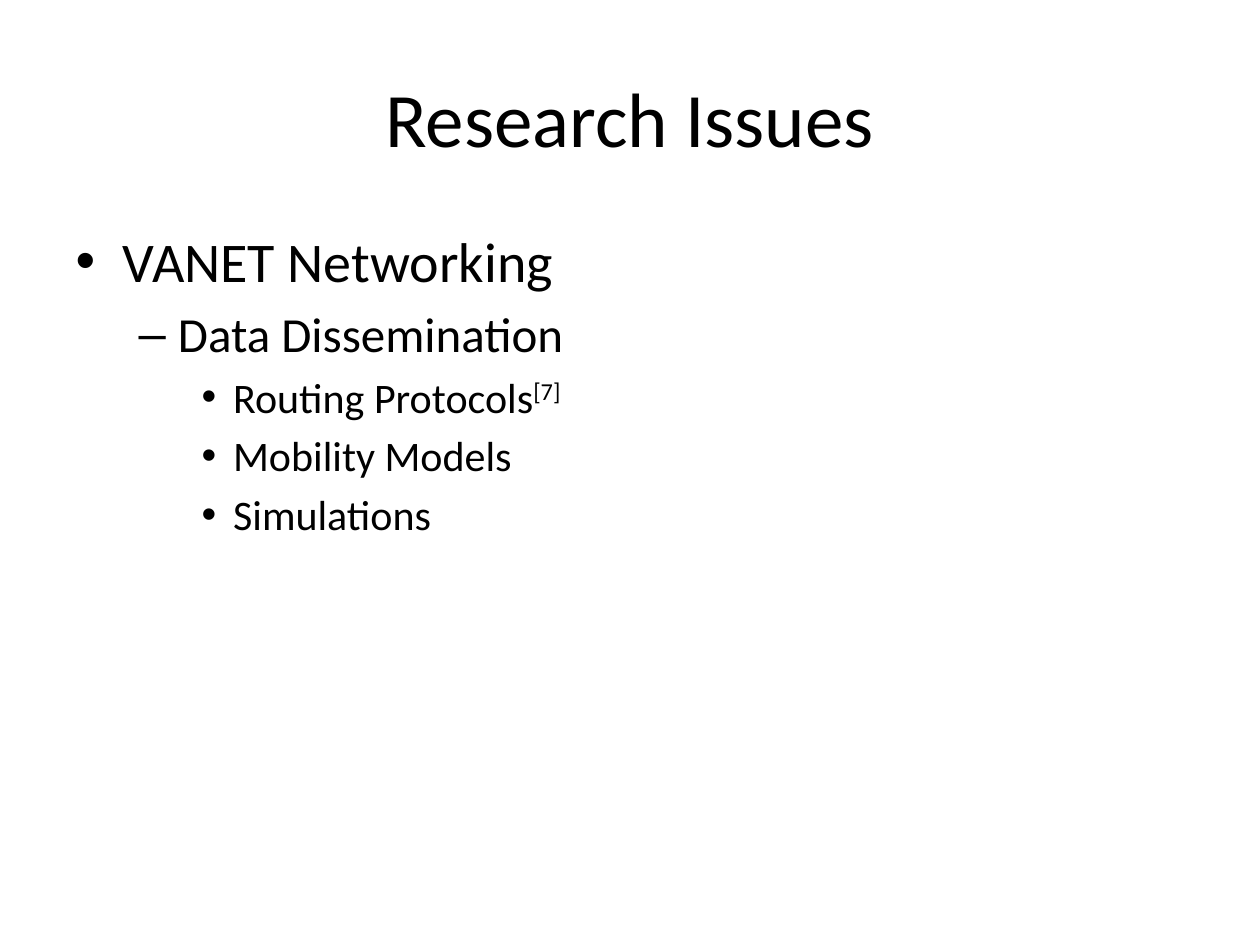
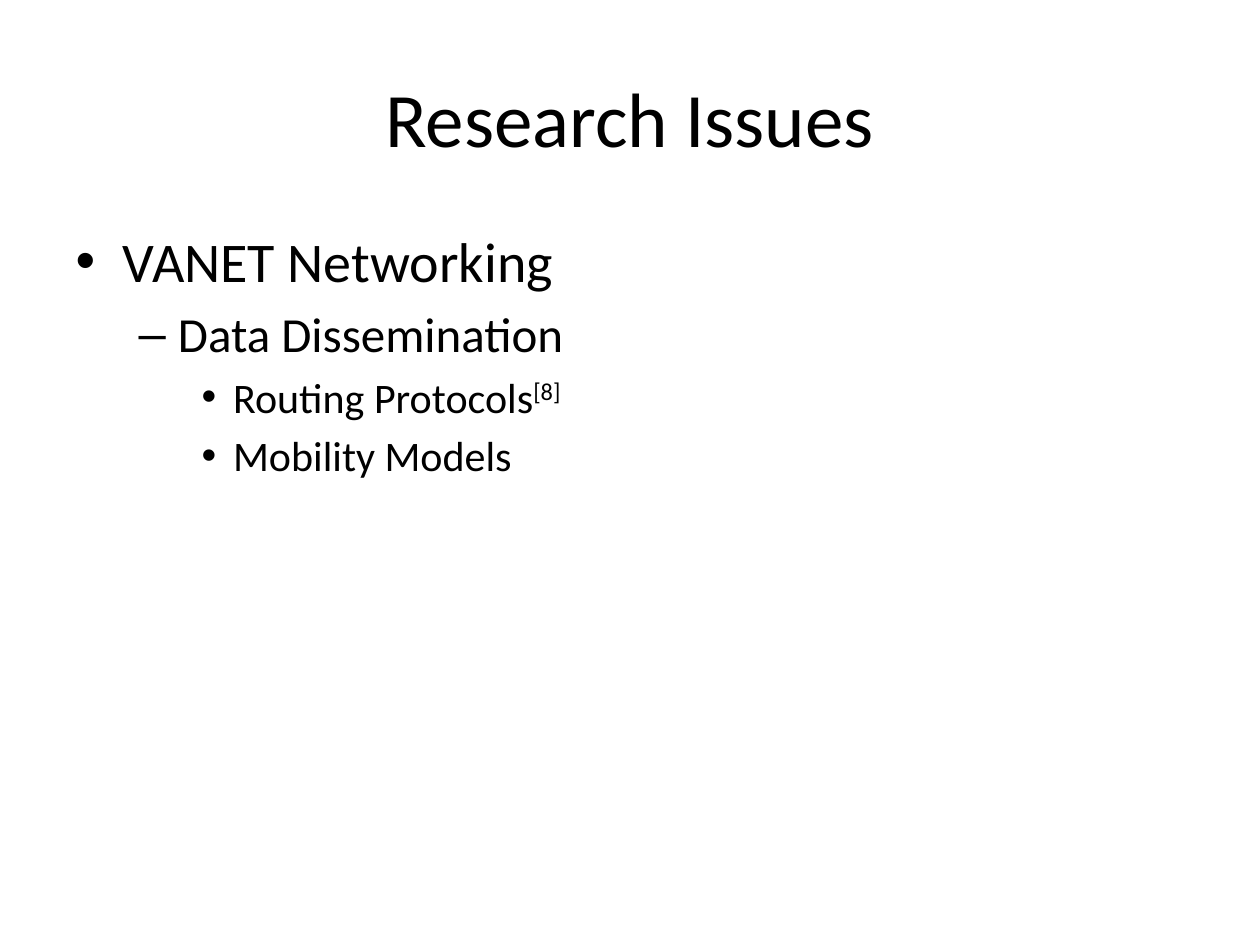
Before and after one commit to zhuangdizhu/huawei_internship, a slide deck: slide 11 of V2V/V2VReview.pptx (slide 9 before the commit). Drawn at 1260x945 pixels with LibreOffice and Linux fonts; fonts in the diff are those of the drawing. Boxes give left, top, right and bottom in pixels: in the first picture for what was removed or moved away, otherwise in the second. Text is boxed around its words. In the diff, an @@ line names an element or a change of style, - is before the commit and + after.

```diff
--- a/V2V/V2VReview.pptx
+++ b/V2V/V2VReview.pptx
@@ text at (233, 382, 560, 421): text changed @@
-    • Routing Protocols[7]
+    • Routing Protocols[8]
@@ text at (233, 500, 431, 531): paragraph removed @@
-    • Simulations
```
Also in this commit, not shown: 9 other slides changed, 8 slides added, 1 slide removed, 11 other files.
